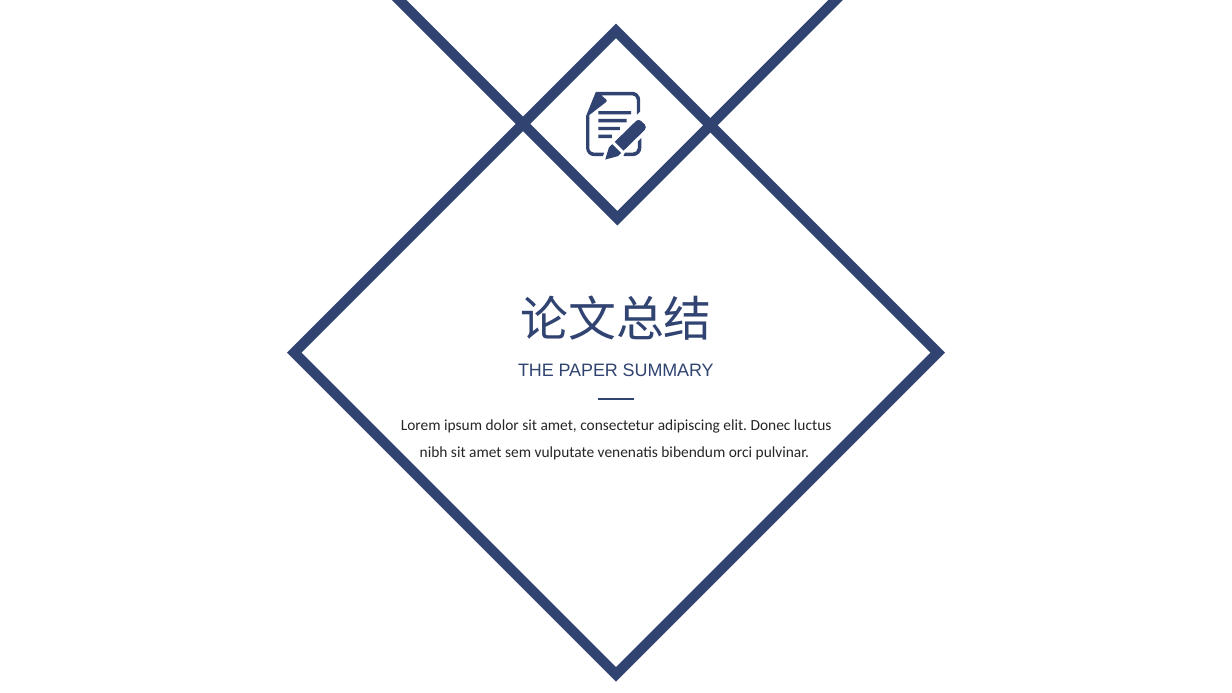
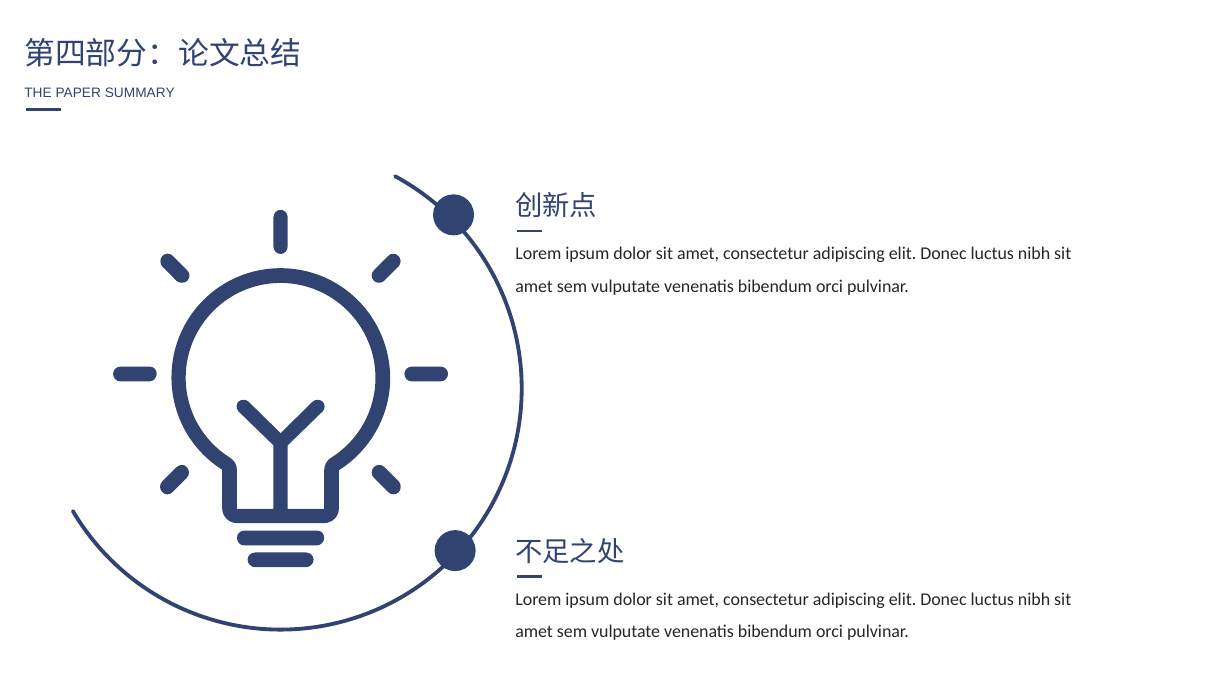
Before and after one commit to yxm785872911/paper, a slide deck: slide 25 of 答辩ppt初稿.pptx (slide 18 before the commit). Drawn at 1232x693 pixels with LibreOffice and Linux fonts; fonts in the diff are those of the drawing. Boxes give left, top, right and bottom in pixels: in the first picture for what was removed or moved away, otherwise in the second. Text is boxed around its words. In the diff, an @@ line names an element or a change of style, - is before the commit and + after.

```diff
--- a/答辩ppt初稿.pptx
+++ b/答辩ppt初稿.pptx
@@ freeform shape removed at <box>336,0,898,218</box> @@
@@ text at <box>24,38,301,67</box>: text changed; size 28 to 18 pt @@
-论文总结
+第四部分：论文总结
@@ diamond removed at <box>294,31,938,674</box> @@
@@ text "THE PAPER SUMMARY": place and size @@
-text "THE PAPER SUMMARY" at <box>518,363,714,376</box>
+text "THE PAPER SUMMARY" at <box>24,87,175,97</box>
@@ text "THE PAPER SUMMARY" at <box>24,87,175,97</box>: size 10.5 to 8 pt; alignment centre to left @@
@@ line moved from (599, 399) - (633, 399) to (26, 110) - (60, 110) @@
@@ freeform shape removed at <box>586,92,646,160</box> @@
@@ arc (boxed as its full ellipse) added at <box>39,148,522,631</box>, outline #304371 2.25 pt @@
@@ freeform shape added at <box>113,209,448,567</box>, fill #304371 @@
@@ ellipse added at <box>432,195,473,235</box>, fill #304371 @@
@@ text added at <box>515,192,597,217</box>, 16 pt, text #304371 @@
+创新点
@@ text "Lorem ipsum dolor sit amet, ...": place and size @@
-text "Lorem ipsum dolor sit amet, ..." at <box>401,419,831,460</box>
+text "Lorem ipsum dolor sit amet, ..." at <box>515,246,1071,295</box>
@@ text "Lorem ipsum dolor sit amet, ..." at <box>515,246,1071,295</box>: size 9 to 10.5 pt; alignment centre to left @@
@@ line added from (517, 230) to (542, 230), #304371 1.5 pt @@
@@ ellipse added at <box>435,530,476,570</box>, fill #304371 @@
@@ text added at <box>515,538,624,563</box>, 16 pt, text #304371 @@
+不足之处
@@ text added at <box>515,592,1071,640</box>, 10.5 pt, text #262626 @@
+Lorem ipsum dolor sit amet, consectetur adipiscing elit. Donec luctus nibh sit amet sem vulputate venenatis bibendum orci pulvinar.
@@ line added from (517, 577) to (542, 577), #304371 1.5 pt @@
```
Also in this commit, not shown: 8 other slides changed, 9 slides added, 3 slides removed, 1 other file.
